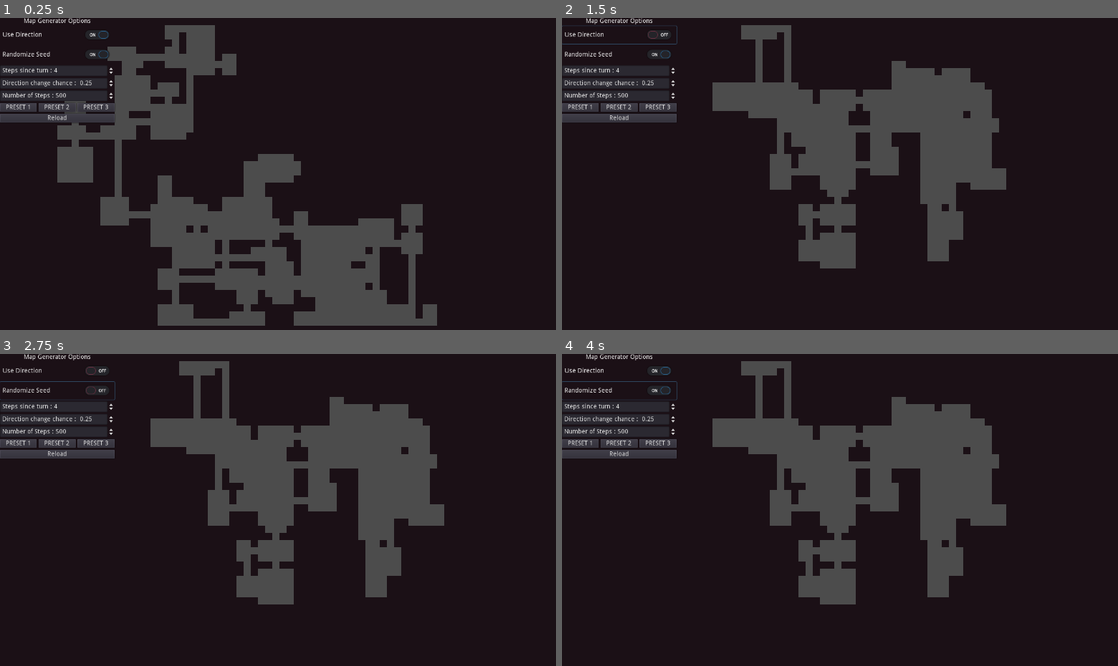
Above: before the commit, frames 1-4 (two rows, left to right).
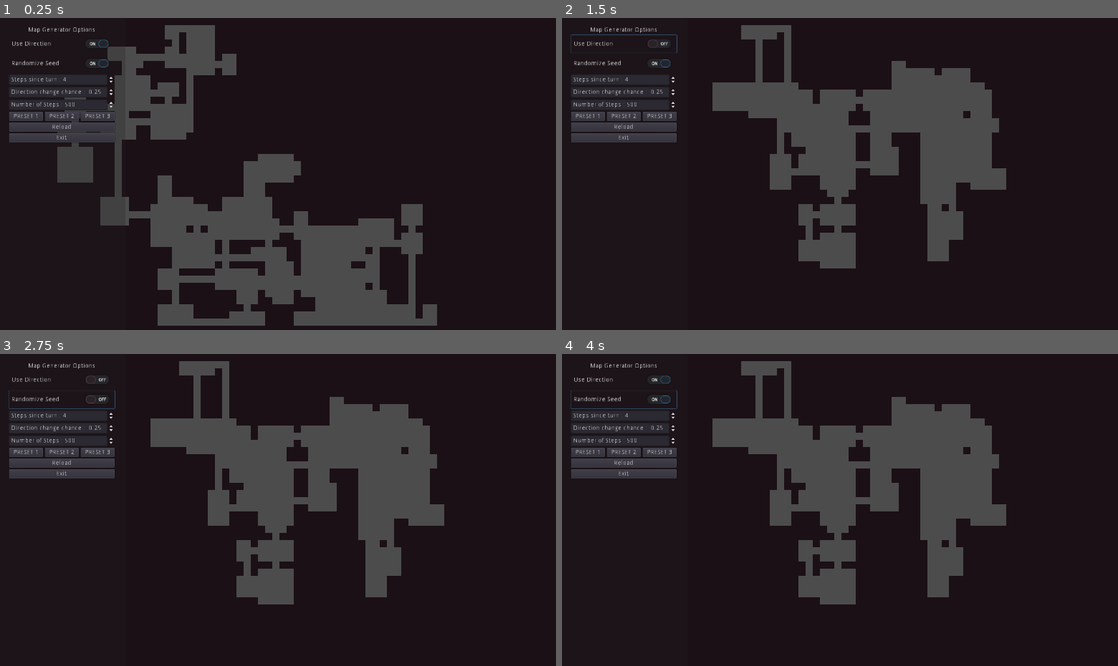
Above: after the commit, the same moments.

Repository: KantikPotatoe/Godot-Map-Generator
Game: Godot game, scene res://Generator/World.tscn
Same seed, same stepped clock (60 frames per second), same inputs: the game is played once before the commit and once after it.
Inputs:
- Up to frame 1 (0.25 s): no input
- Up to frame 2 (1.5 s): click "Reload" at 0.5 s; click "Use Direction" at 1.25 s
- Up to frame 3 (2.75 s): click "Randomize Seed" at 2 s
- Up to frame 4 (4 s): click "Use Direction" at 2.75 s; click "Randomize Seed" at 3.5 s

The runs differ from the first frame. In frame 1, 2.8% of the frame differs, in the area x 0-21%, y 0-40%; in frame 2, 3.3%; in frame 3, 3.3%; in frame 4, 3.3%.

Commit message:
Added Quit Button

Diff:
--- a/Generator/World.tscn
+++ b/Generator/World.tscn
@@ -95,25 +95,31 @@
 tile_data = PoolIntArray( -1, 0, 524289, -65536, 0, 524289, -65535, 0, 524289, -65534, 0, 524289, -65533, 0, 524289, -6 …(75174 unchanged characters)…
 
 [node name="GUI" type="Control" parent="."]
-anchor_right = 1.0
-anchor_bottom = 1.0
 script = ExtResource( 1 )
 __meta__ = {
+"_edit_group_": true,
 "_edit_use_anchors_": false
 }
 
 [node name="MarginContainer" type="MarginContainer" parent="GUI"]
 anchor_bottom = 1.0
-margin_right = 256.0
+margin_right = 280.0
+margin_bottom = 723.0
 __meta__ = {
 "_edit_use_anchors_": false
 }
 
 [node name="Panel" type="Panel" parent="GUI/MarginContainer"]
-margin_right = 256.0
+margin_right = 280.0
+margin_bottom = 723.0
 custom_styles/panel = SubResource( 8 )
+__meta__ = {
+"_edit_use_anchors_": false
+}
 
 [node name="VBoxContainer" type="VBoxContainer" parent="GUI/MarginContainer/Panel"]
+margin_left = 20.0
+margin_top = 20.0
 margin_right = 256.0
 margin_bottom = 720.0
 size_flags_horizontal = 2
@@ -122,27 +128,27 @@
 }
 
 [node name="Label" type="Label" parent="GUI/MarginContainer/Panel/VBoxContainer"]
-margin_right = 256.0
+margin_right = 236.0
 margin_bottom = 14.0
 text = "Map Generator Options"
 align = 1
 
 [node name="Direction" type="CheckButton" parent="GUI/MarginContainer/Panel/VBoxContainer"]
 margin_top = 18.0
-margin_right = 256.0
+margin_right = 236.0
 margin_bottom = 58.0
 pressed = true
 text = "Use Direction"
 
 [node name="Randomize" type="CheckButton" parent="GUI/MarginContainer/Panel/VBoxContainer"]
 margin_top = 62.0
-margin_right = 256.0
+margin_right = 236.0
 margin_bottom = 102.0
 text = "Randomize Seed"
 
 [node name="Max step" type="SpinBox" parent="GUI/MarginContainer/Panel/VBoxContainer"]
 margin_top = 106.0
-margin_right = 256.0
+margin_right = 236.0
 margin_bottom = 130.0
 max_value = 10.0
 value = 1.0
@@ -151,7 +157,7 @@
 
 [node name="Turn chance" type="SpinBox" parent="GUI/MarginContainer/Panel/VBoxContainer"]
 margin_top = 134.0
-margin_right = 256.0
+margin_right = 236.0
 margin_bottom = 158.0
 max_value = 1.0
 step = 0.01
@@ -160,7 +166,7 @@
 
 [node name="Number of steps" type="SpinBox" parent="GUI/MarginContainer/Panel/VBoxContainer"]
 margin_top = 162.0
-margin_right = 256.0
+margin_right = 236.0
 margin_bottom = 186.0
 min_value = 1.0
 max_value = 2000.0
@@ -171,35 +177,44 @@
 
 [node name="HBoxContainer" type="HBoxContainer" parent="GUI/MarginContainer/Panel/VBoxContainer"]
 margin_top = 190.0
-margin_right = 256.0
+margin_right = 236.0
 margin_bottom = 210.0
 alignment = 1
 
 [node name="Preset1" type="Button" parent="GUI/MarginContainer/Panel/VBoxContainer/HBoxContainer"]
-margin_right = 82.0
+margin_right = 76.0
 margin_bottom = 20.0
 size_flags_horizontal = 3
 text = "PRESET 1"
 
 [node name="Preset2" type="Button" parent="GUI/MarginContainer/Panel/VBoxContainer/HBoxContainer"]
-margin_left = 86.0
-margin_right = 168.0
+margin_left = 80.0
+margin_right = 156.0
 margin_bottom = 20.0
 size_flags_horizontal = 3
 text = "PRESET 2"
 
 [node name="Preset3" type="Button" parent="GUI/MarginContainer/Panel/VBoxContainer/HBoxContainer"]
-margin_left = 172.0
-margin_right = 256.0
+margin_left = 160.0
+margin_right = 236.0
 margin_bottom = 20.0
 size_flags_horizontal = 3
 text = "PRESET 3"
 
 [node name="Button" type="Button" parent="GUI/MarginContainer/Panel/VBoxContainer"]
 margin_top = 214.0
-margin_right = 256.0
+margin_right = 236.0
 margin_bottom = 234.0
 text = "Reload"
+
+[node name="Exit" type="Button" parent="GUI/MarginContainer/Panel/VBoxContainer"]
+margin_top = 238.0
+margin_right = 236.0
+margin_bottom = 258.0
+text = "Exit"
+__meta__ = {
+"_edit_use_anchors_": false
+}
 [connection signal="pressed" from="GUI/MarginContainer/Panel/VBoxContainer/Direction" to="." method="_on_Direction_pressed"]
 [connection signal="pressed" from="GUI/MarginContainer/Panel/VBoxContainer/Randomize" to="." method="_on_Randomize_pressed"]
 [connection signal="value_changed" from="GUI/MarginContainer/Panel/VBoxContainer/Max step" to="." method="_on_Max_step_value_changed"]
@@ -209,3 +224,4 @@
 [connection signal="pressed" from="GUI/MarginContainer/Panel/VBoxContainer/HBoxContainer/Preset2" to="." method="_on_Preset2_pressed"]
 [connection signal="pressed" from="GUI/MarginContainer/Panel/VBoxContainer/HBoxContainer/Preset3" to="." method="_on_Preset3_pressed"]
 [connection signal="pressed" from="GUI/MarginContainer/Panel/VBoxContainer/Button" to="." method="_on_Button_pressed"]
+[connection signal="pressed" from="GUI/MarginContainer/Panel/VBoxContainer/Exit" to="." method="_on_Exit_pressed"]
--- a/Generator/WorldGenerator.gd
+++ b/Generator/WorldGenerator.gd
@@ -105,3 +105,7 @@
 	Vars.numberOfSteps = numberOfSteps
 	Vars.randomizeSeed = randomizeSeed
 	reloadLevel()
+
+
+func _on_Exit_pressed():
+	get_tree().quit()
--- a/project.godot
+++ b/project.godot
@@ -21,6 +21,7 @@
 [application]
 
 config/name="MapGenerator"
+config/description="A Nuclear Throne style dungeon map generator."
 run/main_scene="res://Generator/World.tscn"
 config/icon="res://icon.png"
 
@@ -32,7 +33,8 @@
 
 window/size/width=1280
 window/size/height=720
-window/stretch/mode="viewport"
+window/size/fullscreen=true
+window/stretch/mode="2d"
 window/stretch/aspect="keep"
 
 [rendering]
